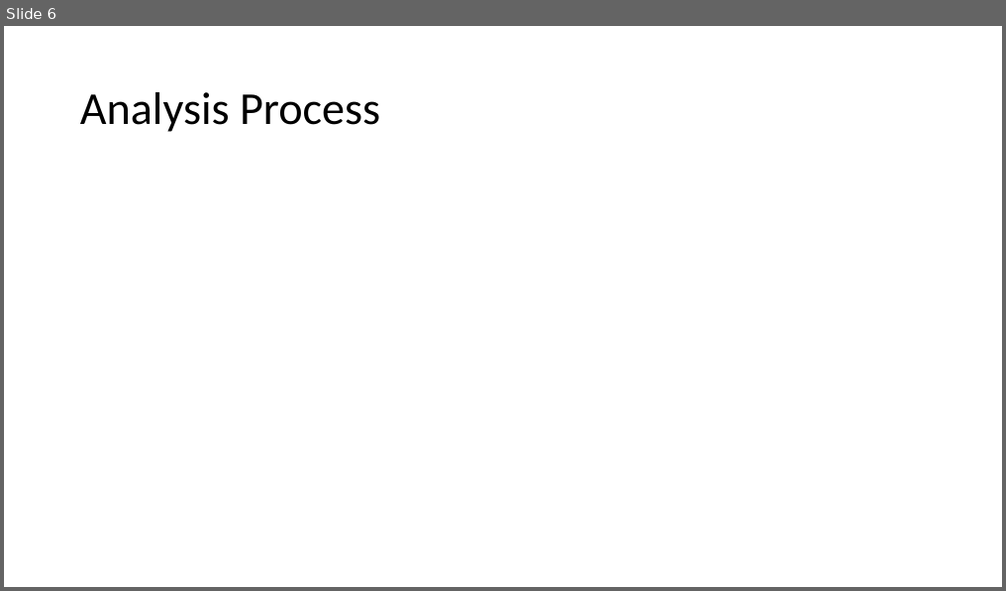
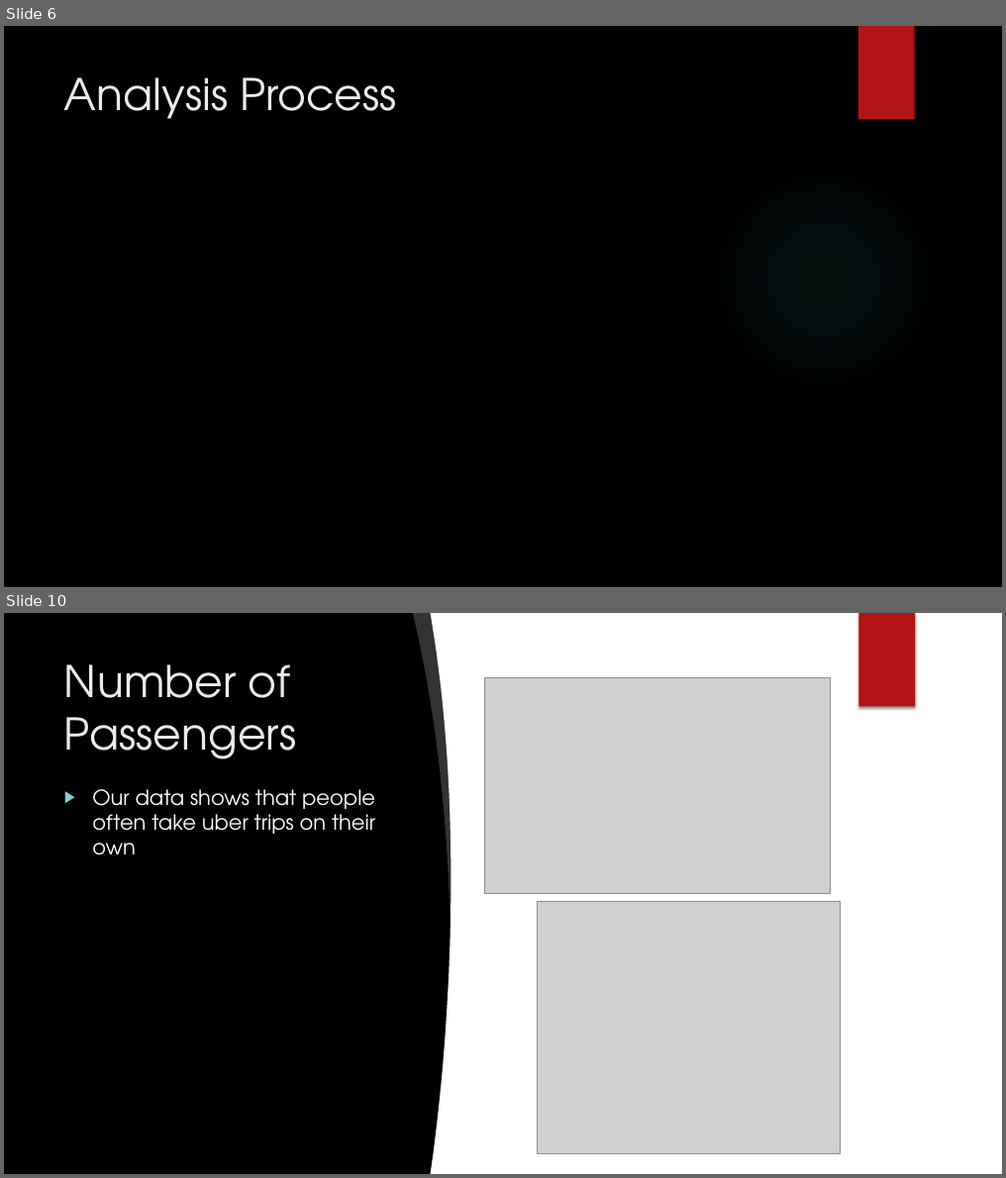
Before and after one commit to Maliha2030/Project1_The_A_Team_Uber, a slide deck: The A Team.pptx. Shown one above the other, each under a label of ours: slide 6 before the commit, slides 6 and 10 after it; the slides between them are not shown. The pictures are 1006x591 and 1006x1178 pixels, drawn with LibreOffice and Linux fonts; fonts in the diff are those of the drawing; grey boxes stand for pictures; background and template pictures are left out. Boxes give left, top, right and bottom in pixels: in the first picture for what was removed or moved away, otherwise in the second. Text is boxed around its words. In the diff, an @@ line names an element or a change of style, - is before the commit and + after.

```diff
--- a/The A Team.pptx
+++ b/The A Team.pptx
@@ slide 10 added at bbox=[4, 613, 1002, 1174], background picture (left out); not listed: 2 template elements that a slide beside it also shows @@
@@ freeform shape added at bbox=[413, 613, 458, 917], fill #FFFFFF at 20% opacity @@
@@ freeform shape added at bbox=[430, 613, 1002, 1174], fill #FFFFFF @@
@@ rectangle added at bbox=[859, 613, 915, 707], fill #B01513 @@
@@ title added at bbox=[64, 664, 296, 760], 42 pt, text #EBEBEB @@
+Number of Passengers
@@ picture added at bbox=[484, 677, 830, 894] @@
@@ text added at bbox=[92, 789, 375, 856], 20 pt, text #FFFFFF @@
+▶ Our data shows that people often take uber trips on their own
@@ picture added at bbox=[538, 902, 841, 1155] @@
@@ slide 6 changed as well @@
@@ background #FFFFFF to picture (left out) @@
@@ rectangle added at bbox=[858, 26, 915, 120], fill #B01513 @@
@@ title "Analysis Process": place and size @@
-title "Analysis Process" at bbox=[80, 92, 380, 132]
+title "Analysis Process" at bbox=[64, 77, 396, 119]
@@ title "Analysis Process" at bbox=[64, 77, 396, 119]: size 44 to 42 pt, font Calibri to TeX Gyre Adventor, text colour #000000 to #EBEBEB; line spacing 0.9 to 1; vertical alignment middle to top @@
@@ ellipse added at bbox=[709, 163, 939, 393], fill gradient #50B9C1 @@
```
Also in this commit, not shown: 8 other slides changed, 3 other slides added, 3 slides removed.
